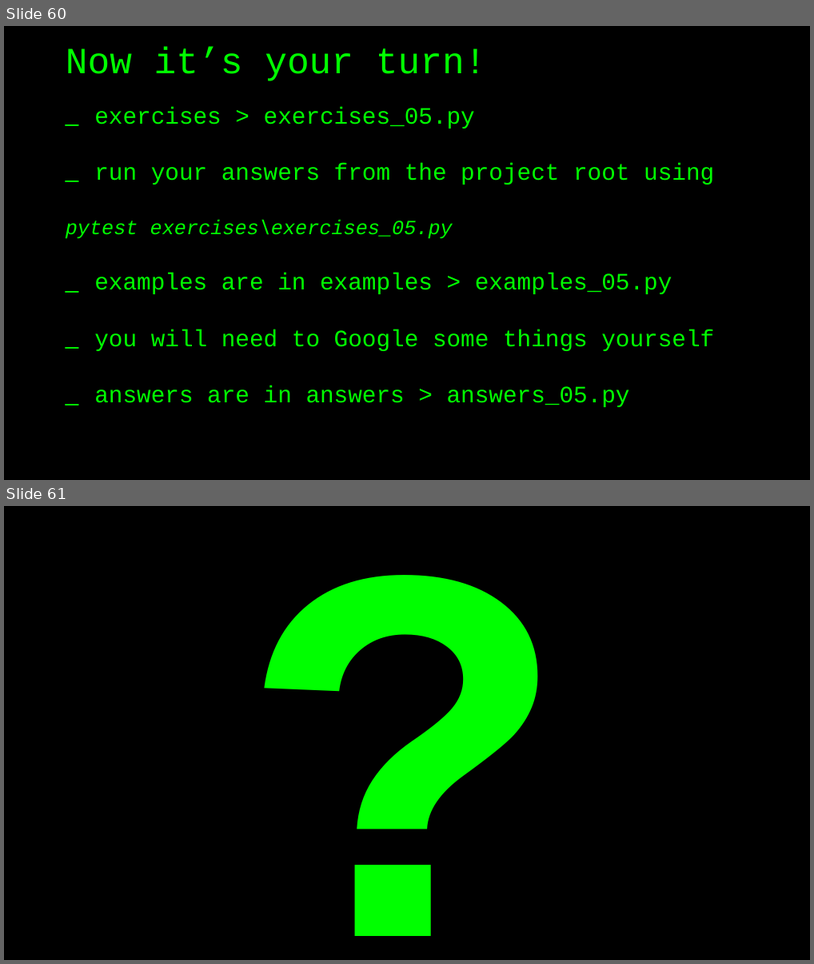
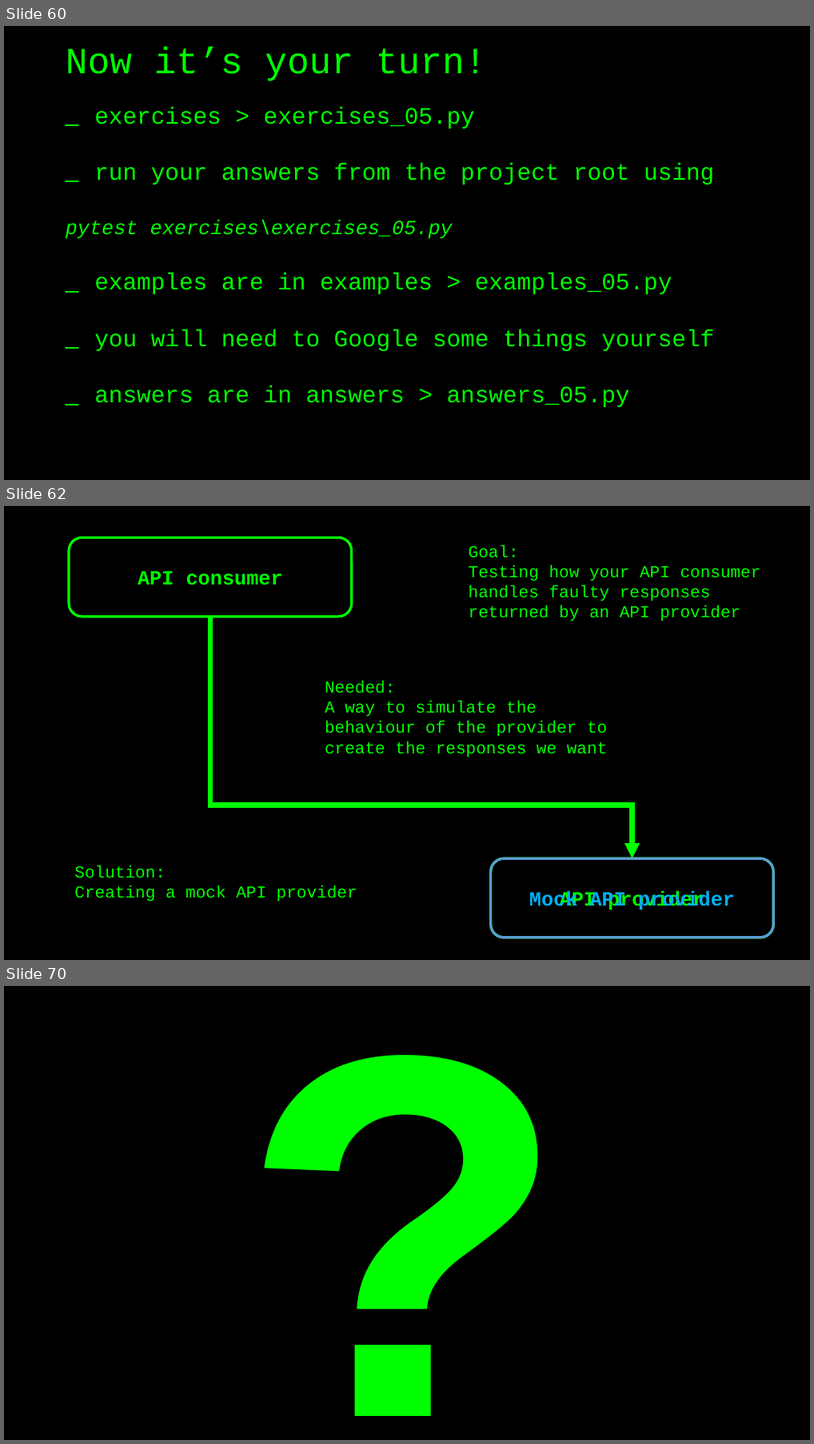
Before and after one commit to basdijkstra/requests-workshop, a slide deck: python-requests-workshop.pptx. Shown one above the other, each under a label of ours: slides 60 and 61 before the commit, slides 60, 62 and 70 after it; the slides between them are not shown. The pictures are 814x964 and 814x1444 pixels, drawn with LibreOffice and Linux fonts; fonts in the diff are those of the drawing. Boxes give left, top, right and bottom in pixels: in the first picture for what was removed or moved away, otherwise in the second. Text is boxed around its words. In the diff, an @@ line names an element or a change of style, - is before the commit and + after.

Commit message:
Dependency version bumps and new exercise series on mocking with responses

```diff
--- a/python-requests-workshop.pptx
+++ b/python-requests-workshop.pptx
@@ slide 62 added at (4,506,810,960), background #000000 @@
@@ rounded rectangle added at (69,537,352,616), outline #00FF00 3 pt, 24 pt, text #00FF00, bold @@
+API consumer
@@ text added at (469,545,762,621), 20 pt, text #00FF00 @@
+Goal:
+Testing how your API consumer handles faulty responses returned by an API provider
@@ elbow arrow added from (210, 616) to (633, 858), #00FF00 6 pt @@
@@ text added at (325,680,607,757), 20 pt, text #00FF00 @@
+Needed:
+A way to simulate the behaviour of the provider to create the responses we want
@@ text added at (74,865,358,901), 20 pt, text #00FF00 @@
+Solution:
+Creating a mock API provider
@@ rounded rectangle added at (491,858,774,936), outline #00FF00 3 pt, 24 pt, text #00FF00, bold @@
+API provider
@@ rounded rectangle added at (491,858,774,936), outline #5B9BD5 3 pt, 24 pt, text #00B0F0, bold @@
+Mock API provider
@@ what was slide 61 is now slide 70 @@
```
Also in this commit, not shown: 8 other slides added, 6 other files.
